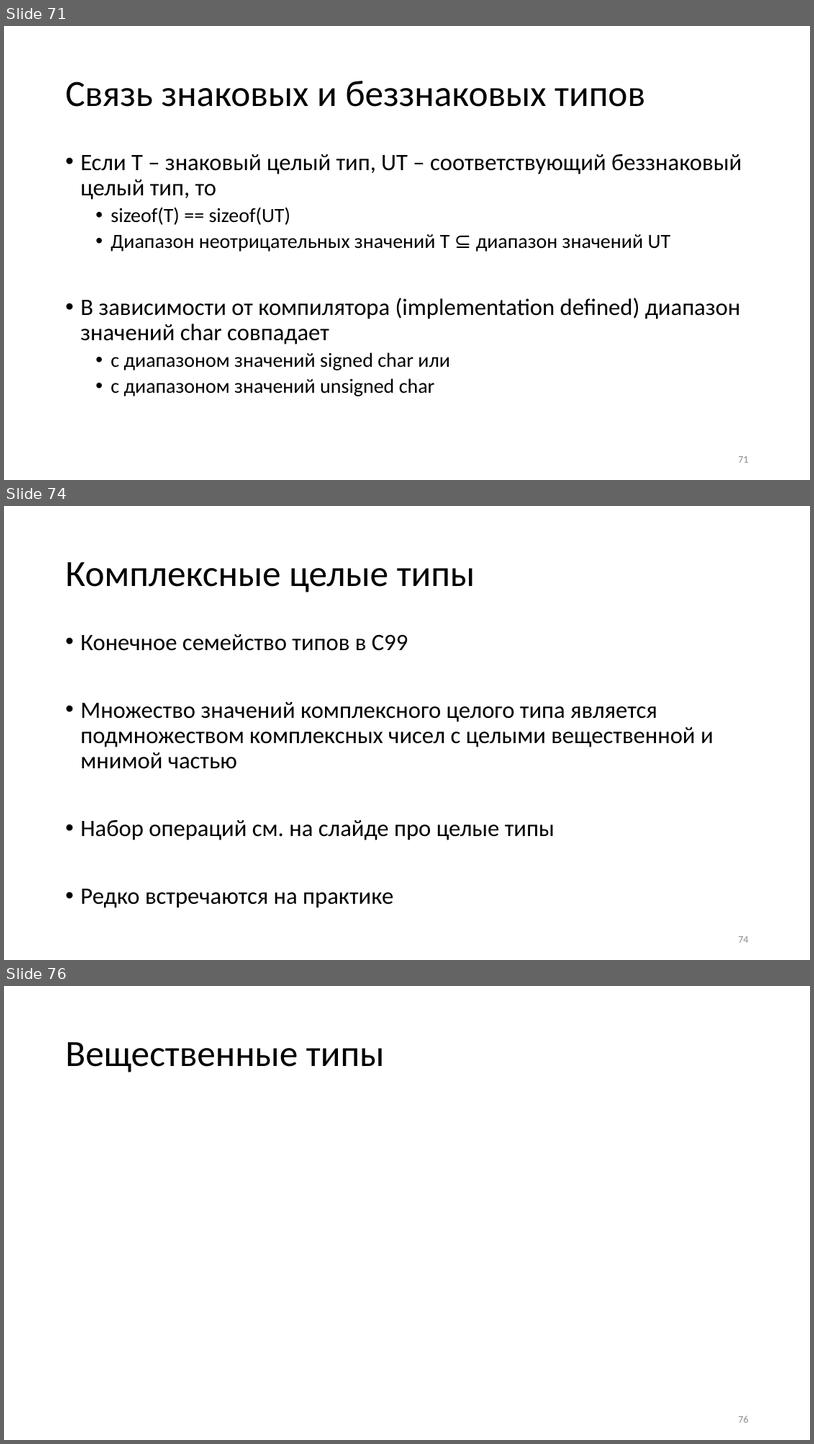
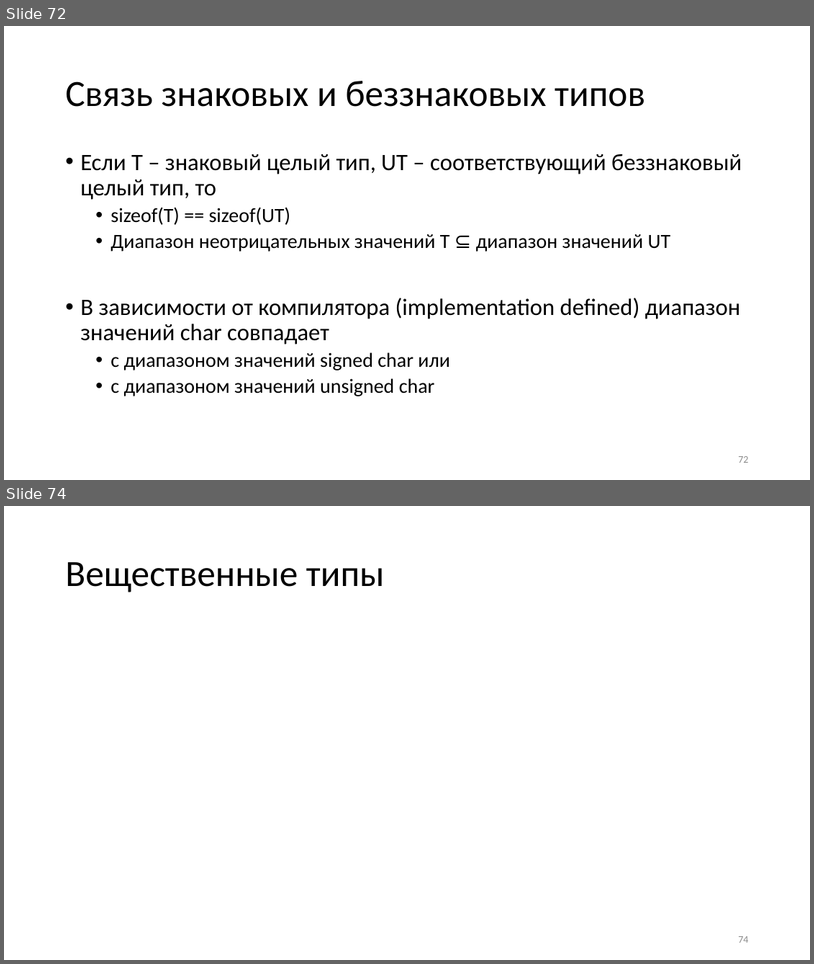
Before and after one commit to Evgueni-Petrov-aka-espetrov/Algorithms-and-Programming-in-C-pptx, a slide deck: 03.5 Типы языка С.pptx. Shown one above the other, each under a label of ours: slides 71, 74 and 76 before the commit, slides 72 and 74 after it; the slides between them are not shown. The pictures are 814x1444 and 814x964 pixels, drawn with LibreOffice and Linux fonts; fonts in the diff are those of the drawing. Boxes give left, top, right and bottom in pixels: in the first picture for what was removed or moved away, otherwise in the second. Text is boxed around its words. In the diff, an @@ line names an element or a change of style, - is before the commit and + after.

Commit message:
убрал complex int и т.п., исправил классификацию систем типов

```diff
--- a/03.5 Типы языка С.pptx
+++ b/03.5 Типы языка С.pptx
@@ slide 74 removed at [4, 506, 810, 960], background #FFFFFF @@
@@ title removed at [65, 562, 475, 592] @@
-Комплексные целые типы
@@ text removed at [80, 634, 714, 908] @@
-• Конечное семейство типов в C99
-• Множество значений комплексного целого типа является подмножеством комплексных чисел с целыми вещественной и мнимой частью
-• Набор операций см. на слайде про целые типы
-• Редко встречаются на практике
@@ page number removed at [738, 936, 748, 942] @@
-74
@@ what was slide 71 is now slide 72 @@
@@ page number at [738, 456, 748, 462]: text changed @@
-71
+72
@@ what was slide 76 is now slide 74 @@
@@ page number at [738, 936, 748, 942]: text changed @@
-76
+74
```
Also in this commit, not shown: 20 slides changed, 4 slides added, 5 other slides removed.
